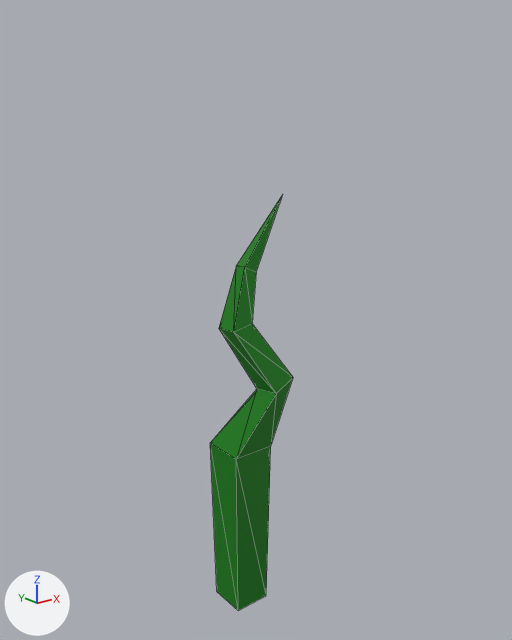
One commit to the glTF model assets/content/crops/meshes/sapling.glb: the scene before it, then after it.
Both versions are drawn from a camera (50 mm lens) standing at (-0.347, -0.456, 0.29) and looking at (0.014, -0.005, 0.11). Arrows for +X, +Y and +Z are at lower left; the lights stay in place. Mesh edges are drawn as thin lines. Vertices at the same position are counted once.

In view in the first picture: 'sapling'.
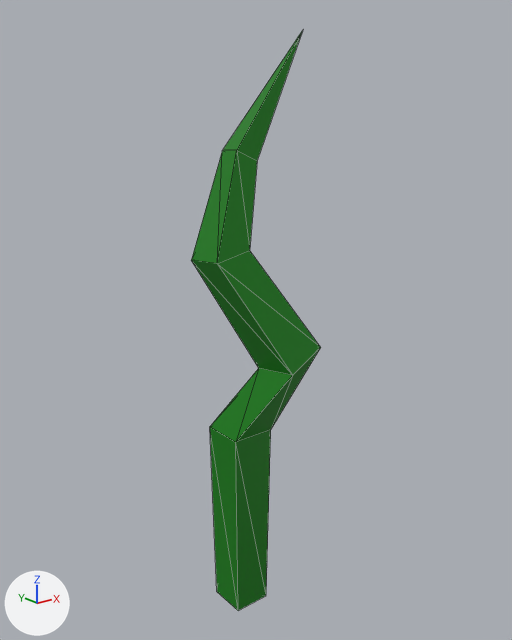
What differs and where, as boxes [x1, y1, x2, y2] in the pictures (512 x 640 px):
'sapling', reshaped (56% wider, 40% taller)
    before: [210, 196, 293, 611]
    after: [191, 30, 321, 611]

The change, as a list of edits to the scene's bpy script:
```text
Change me_cube:
    used by ob_sapling; location = (0.0, 0.0, 0.0)
    remove me_cube.from_pydata(...)  # 21 vertices, 38 faces; spans x -0.019..0.051, y -0.036..0.019, z -0.164..0.212
    add me_cube.from_pydata(...)  # 21 vertices, 38 faces; spans x -0.039..0.08, y -0.056..0.021, z -0.164..0.345
    me_cube part 1: 17 of 21 vertices moved; they spanned x -0.019..0.051, y -0.036..0.019, z -0.005..0.212 and now span x -0.039..0.08, y -0.056..0.021, z 0.011..0.345; mean shift (0.0, 0.0, 0.053); largest move (0.051, 0.006, 0.212) -> (0.08, 0.015, 0.345)
```
